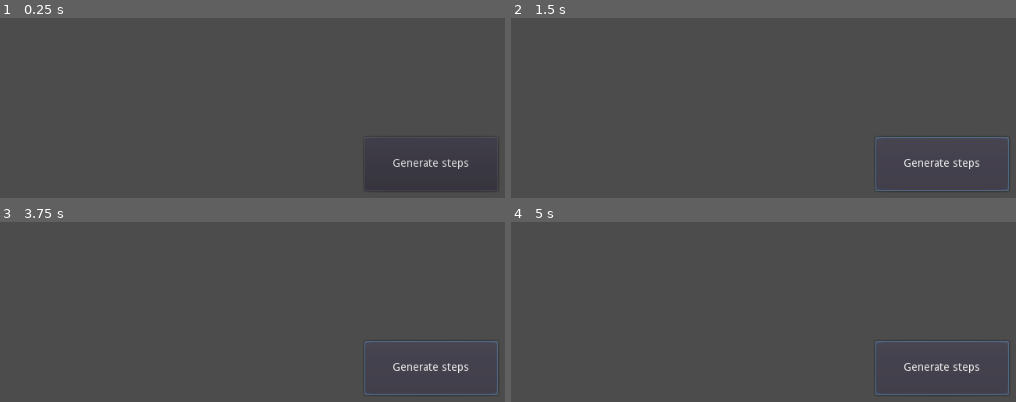
Above: before the commit, frames 1-4 (two rows, left to right).
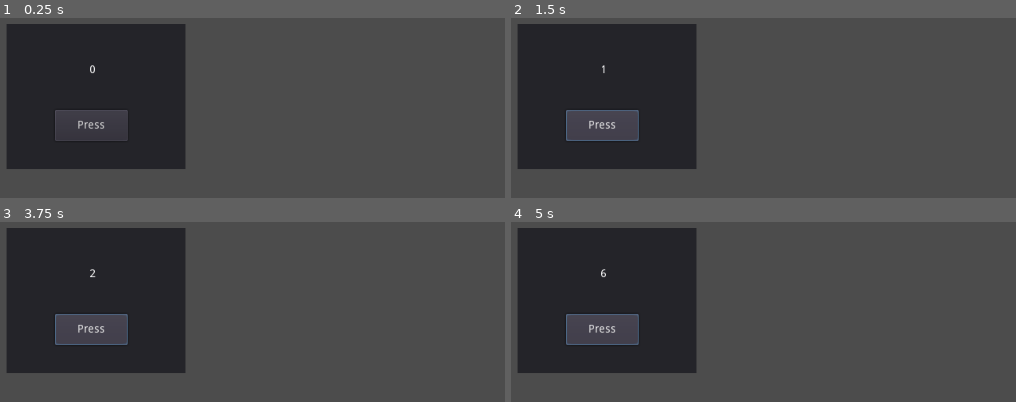
Above: after the commit, the same moments.

Repository: Aazmund/godot_praktic
Game: Godot game, scene res://Node2D.tscn
The game is run twice, just before and just after one commit, with the same random seed, the same clock (stepped at 60 frames per second) and the same inputs.
Inputs:
- Up to frame 1 (0.25 s): no input
- Up to frame 2 (1.5 s): click "Generate steps" (after the commit: "Press") at 0.5 s; click "Generate steps" (after the commit: "Press") at 1.25 s
- Up to frame 3 (3.75 s): click "Generate steps" (after the commit: "Press") at 2 s; tap Enter at 2.75 s; tap Space at 3.5 s
- Up to frame 4 (5 s): tap Enter at 4.25 s

The runs differ from the first frame. In frame 1, 27% of the frame differs, in the area x 1-98%, y 3-96%; in frame 2, 27%, in the area x 1-99%, y 3-97%; in frame 3, 27%; in frame 4, 27%.

Commit message:
кнопка с генерацией кубика

Diff:
--- a/gonfalonier/Node2D.tscn
+++ b/gonfalonier/Node2D.tscn
@@ -1,14 +1,29 @@
-[gd_scene format=2]
+[gd_scene load_steps=2 format=2]
+
+[ext_resource path="res://Panel.gd" type="Script" id=1]
 
 [node name="Node2D" type="Node2D"]
 
-[node name="Button" type="Button" parent="."]
-margin_left = 844.0
-margin_top = 522.0
-margin_right = 1015.0
-margin_bottom = 591.0
-text = "Generate steps"
+[node name="Panel" type="Panel" parent="."]
+margin_left = 385.693
+margin_top = 376.523
+margin_right = 614.693
+margin_bottom = 562.523
+script = ExtResource( 1 )
 
-[node name="Viewport" type="Viewport" parent="."]
-size = Vector2( 50, 50 )
-usage = 0
+[node name="Label" type="Label" parent="Panel"]
+margin_left = 49.1835
+margin_top = 35.6745
+margin_right = 173.183
+margin_bottom = 81.6745
+text = "0"
+align = 1
+valign = 1
+
+[node name="Button" type="Button" parent="Panel"]
+margin_left = 62.1476
+margin_top = 110.25
+margin_right = 155.148
+margin_bottom = 150.25
+text = "Press"
+[connection signal="pressed" from="Panel/Button" to="Panel" method="_on_Button_pressed"]
--- /dev/null
+++ b/gonfalonier/Panel.gd
@@ -0,0 +1,9 @@
+extends Panel
+
+func _ready():
+	pass
+
+func _on_Button_pressed():
+	var num = randi()%6+1
+	get_node("Label").set_text(str(num))
+	pass
